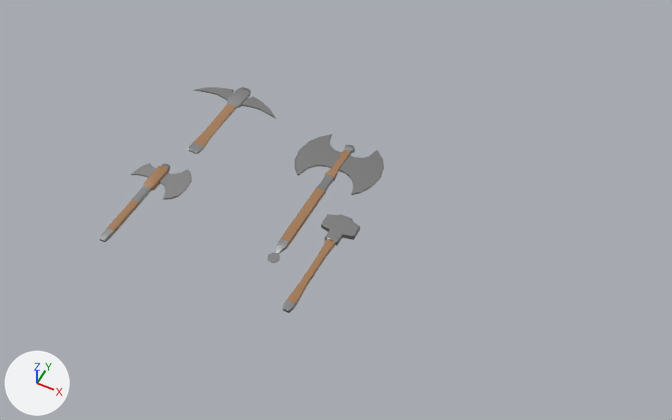
Two versions of the Blender file Primeira_Sala/Armas.blend, one commit apart.
Before and after are seen from a camera (50 mm lens) standing at (3.82, -6.89, 8.73) and looking at (0.35, 0.04, 0.08). Lighting does not change. The marker at lower left points along +X, +Y and +Z.

Names of what the first picture shows: 'Cabo_Machado', 'Cabo_Picareta', 'Cube', 'Cube.003', 'Cube.004', 'Lamina_Machado', 'Lamina_Machado.001'.
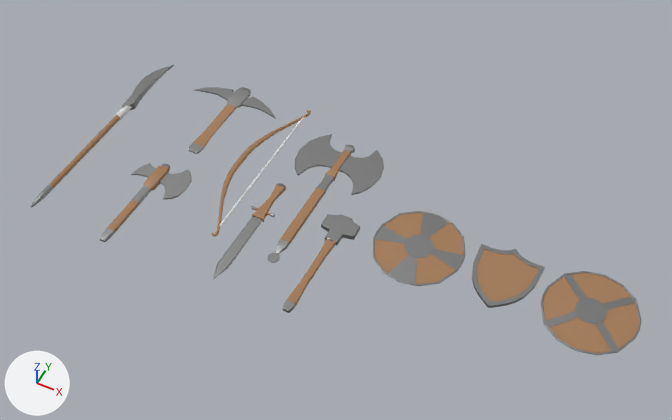
Pixel boxes (x1, y1, x2, y2) of what changed, in the pictures (672 x 420 px):
```json
{"object": "Circle.001", "change": "shown", "after": [540, 271, 641, 355]}
{"object": "Circle", "change": "shown", "after": [373, 211, 466, 286]}
{"object": "Cube.002", "change": "shown", "after": [472, 244, 545, 308], "on screen": "brown"}
{"object": "Cylinder", "change": "added", "after": [31, 65, 174, 208], "faces in mat_material_001 (grey #9b9b9b)": [31, 65, 174, 208], "faces in mat_material (brown #a37a56)": [50, 115, 120, 187]}
{"object": "Espada_00", "change": "added", "after": [212, 183, 286, 280], "faces in mat_material_001 (grey #9b9b9b)": [212, 183, 286, 280], "faces in mat_material (brown #a37a56)": [252, 184, 285, 222]}
{"object": "Arco", "change": "added", "after": [211, 110, 311, 236], "faces in mat_material (brown #a37a56)": [211, 110, 311, 236], "faces in mat_material_002 (white #e7e7e7)": [220, 117, 305, 227]}
```

The change, as JSON lines over the scene's bpy script:
```json
{"op": "add", "block": "mat_material_002", "code": ["mat_material_002 = principled_material('Material.002')", "mat_material_002.base_color = (0.8, 0.8, 0.8)  # white #e7e7e7"]}
{"op": "add", "block": "me_cylinder", "code": ["me_cylinder = bpy.data.meshes.new('Cylinder')", "me_cylinder.from_pydata(...)  # 164 vertices, 158 faces; spans x -0.15..0.07, y -1.57..1.57, z -0.05..0.05", "me_cylinder.polygons.foreach_set('use_smooth', [True] * 158)", "# faces by material slot: [8, 134, 16]", "me_cylinder.materials.append(mat_material)  # brown #a37a56", "me_cylinder.materials.append(mat_material_001)  # grey #9b9b9b", "me_cylinder.materials.append(mat_material_002)  # white #e7e7e7"]}
{"op": "add", "block": "me_cube_010", "code": ["me_cube_010 = bpy.data.meshes.new('Cube.010')", "me_cube_010.from_pydata(...)  # 157 vertices, 160 faces; spans x -0.17..0.17, y -1.54..0.19, z -0.03..0.03", "me_cube_010.polygons.foreach_set('use_smooth', [True] * 160)", "# faces by material slot: [84, 76]", "me_cube_010.materials.append(mat_material)  # brown #a37a56", "me_cube_010.materials.append(mat_material_001)  # grey #9b9b9b"]}
{"op": "add", "block": "me_nurbspath", "code": ["me_nurbspath = bpy.data.meshes.new('NurbsPath')", "me_nurbspath.from_pydata(...)  # 244 vertices, 230 faces; spans x -0.035..0.411, y -1.272..0.0, z -0.03..0.03", "me_nurbspath.polygons.foreach_set('use_smooth', [True] * 230)", "# faces by material slot: [222, 8]", "me_nurbspath.materials.append(mat_material)  # brown #a37a56", "me_nurbspath.materials.append(mat_material_002)  # white #e7e7e7"]}
{"op": "set", "path": "ob_circle.location", "old": "(-2.73, 0.0, 0.0)", "new": "(1.5, 0.0, 0.0)"}
{"op": "set", "path": "ob_circle.scale", "old": "(0.649, 0.649, 0.649)", "new": "(0.253, 0.253, 0.253)"}
{"op": "remove", "block": "ob_circle", "code": "ob_circle.hide_set(True)  # its collection is switched off"}
{"op": "set", "path": "ob_circle_001.location", "old": "(2.74, 0.0, 0.0)", "new": "(3.63, 0.0, 0.0)"}
{"op": "set", "path": "ob_circle_001.scale", "old": "(0.649, 0.649, 0.649)", "new": "(0.253, 0.253, 0.253)"}
{"op": "remove", "block": "ob_circle_001", "code": "ob_circle_001.hide_set(True)  # its collection is switched off"}
{"op": "set", "path": "ob_cube_002.location", "old": "(0.0, 0.0, 0.0)", "new": "(2.56, 0.0, 0.0)"}
{"op": "set", "path": "ob_cube_002.scale", "old": "(1.0, 1.0, 1.0)", "new": "(0.389, 0.389, 0.389)"}
{"op": "remove", "block": "ob_cube_002", "code": "ob_cube_002.hide_set(True)  # its collection is switched off"}
{"op": "add", "block": "ob_cylinder", "code": ["ob_cylinder = bpy.data.objects.new('Cylinder', me_cylinder)", "ob_cylinder.location = (-3.13, 0.0, 0.0)"]}
{"op": "add", "block": "ob_espada_00", "code": ["ob_espada_00 = bpy.data.objects.new('Espada_00', me_cube_010)", "ob_espada_00.location = (-0.48, 0.0, 0.0)"]}
{"op": "add", "block": "ob_arco", "code": ["ob_arco = bpy.data.objects.new('Arco', me_nurbspath)", "ob_arco.location = (-1.2, 0.32, 0.0)", "_m = ob_arco.modifiers.new('Mirror', 'MIRROR')", "_m.use_axis = (False, True, False)", "_m.use_clip = True"]}
```
